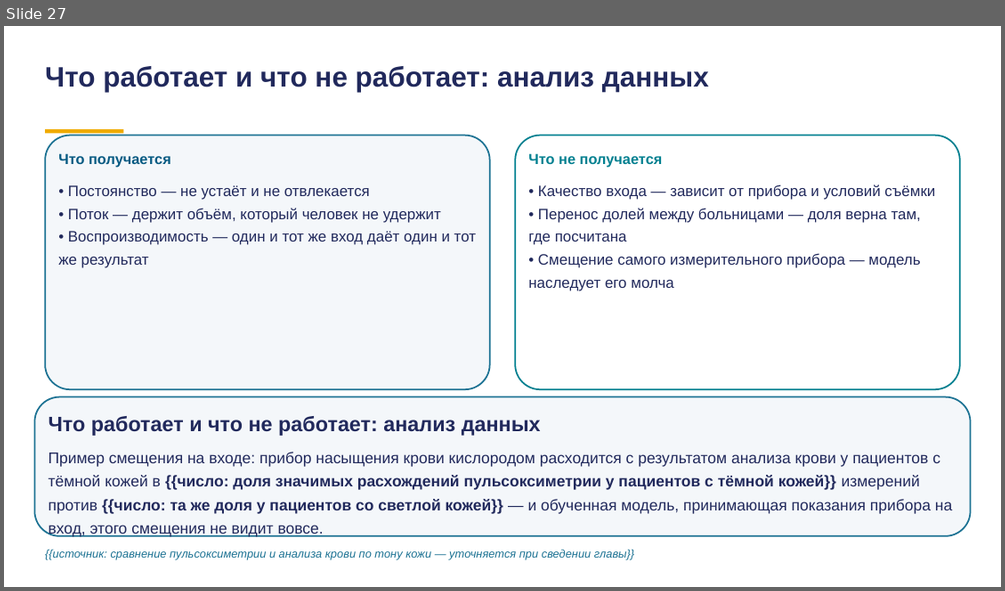
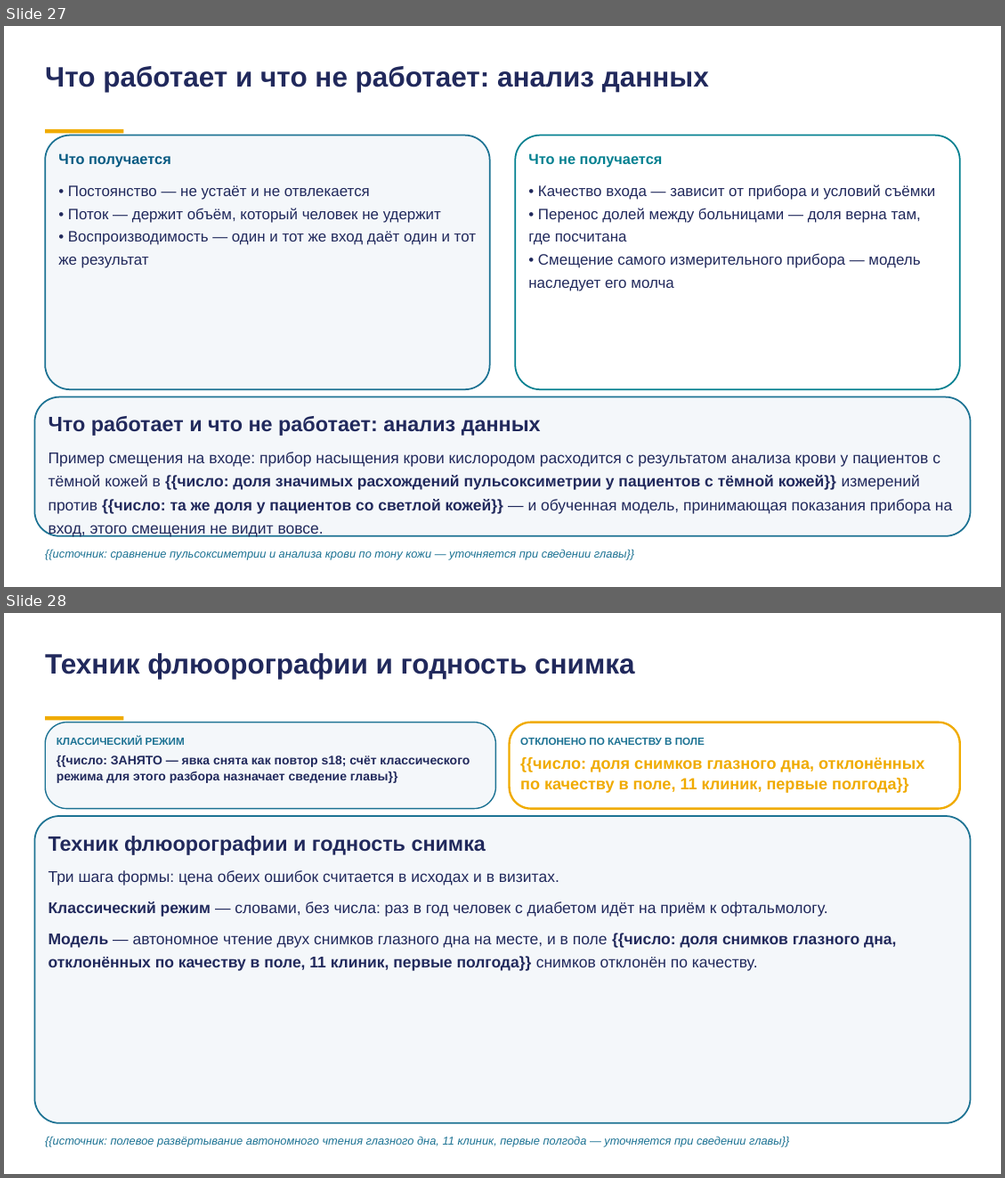
Before and after one commit to tellina-study/AI-usage-lessons, a slide deck: library/lectures/lec-07/rework/deck/lec-07-karkas.pptx. Shown one above the other, each under a label of ours: slide 27 before the commit, slides 27 and 28 after it. The pictures are 1005x591 and 1005x1178 pixels, drawn with LibreOffice and Linux fonts; fonts in the diff are those of the drawing. Boxes give left, top, right and bottom in pixels: in the first picture for what was removed or moved away, otherwise in the second. Text is boxed around its words. In the diff, an @@ line names an element or a change of style, - is before the commit and + after.

```diff
--- a/library/lectures/lec-07/rework/deck/lec-07-karkas.pptx
+++ b/library/lectures/lec-07/rework/deck/lec-07-karkas.pptx
@@ slide 28 added at (4, 613, 1001, 1174), background #FFFFFF @@
@@ text added at (45, 653, 634, 679), 27 pt, text #21295C, bold @@
+Техник флюорографии и годность снимка
@@ rectangle added at (45, 716, 123, 721), fill #F0AB00 @@
@@ rounded rectangle added at (45, 722, 496, 808), fill #F4F7FA, outline #1C7293 1.2 pt @@
@@ text added at (57, 737, 185, 745), 10 pt, text #1C7293, bold @@
+КЛАССИЧЕСКИЙ РЕЖИМ
@@ rounded rectangle added at (510, 722, 961, 808), fill #FFFFFF, outline #F0AB00 2 pt @@
@@ text added at (520, 737, 704, 747), 10 pt, text #1C7293, bold @@
+ОТКЛОНЕНО ПО КАЧЕСТВУ В ПОЛЕ
@@ text added at (57, 755, 469, 783), 12 pt, text #21295C, bold @@
+{{число: ЗАНЯТО — явка снята как повтор s18; счёт классического режима для этого разбора назначает сведение главы}}
@@ text added at (520, 757, 924, 793), 15.5 pt, text #F0AB00, bold @@
+{{число: доля снимков глазного дна, отклонённых по качеству в поле, 11 клиник, первые полгода}}
@@ rounded rectangle added at (34, 816, 971, 1123), fill #F4F7FA, outline #1C7293 1.5 pt @@
@@ text added at (48, 835, 896, 971), 15 pt, text #21295C @@
+Техник флюорографии и годность снимка
+Три шага формы: цена обеих ошибок считается в исходах и в визитах.
+Классический режим — словами, без числа: раз в год человек с диабетом идёт на приём к офтальмологу.
+Модель — автономное чтение двух снимков глазного дна на месте, и в поле {{число: доля снимков глазного дна, отклонённых по качеству в поле, 11 клиник, первые полгода}} снимков отклонён по качеству.
@@ text added at (45, 1135, 789, 1147), 11 pt, text #1C7293, italic @@
+{{источник: полевое развёртывание автономного чтения глазного дна, 11 клиник, первые полгода — уточняется при сведении главы}}
```
Also in this commit, not shown: 1 other slide added, 37 other files.
